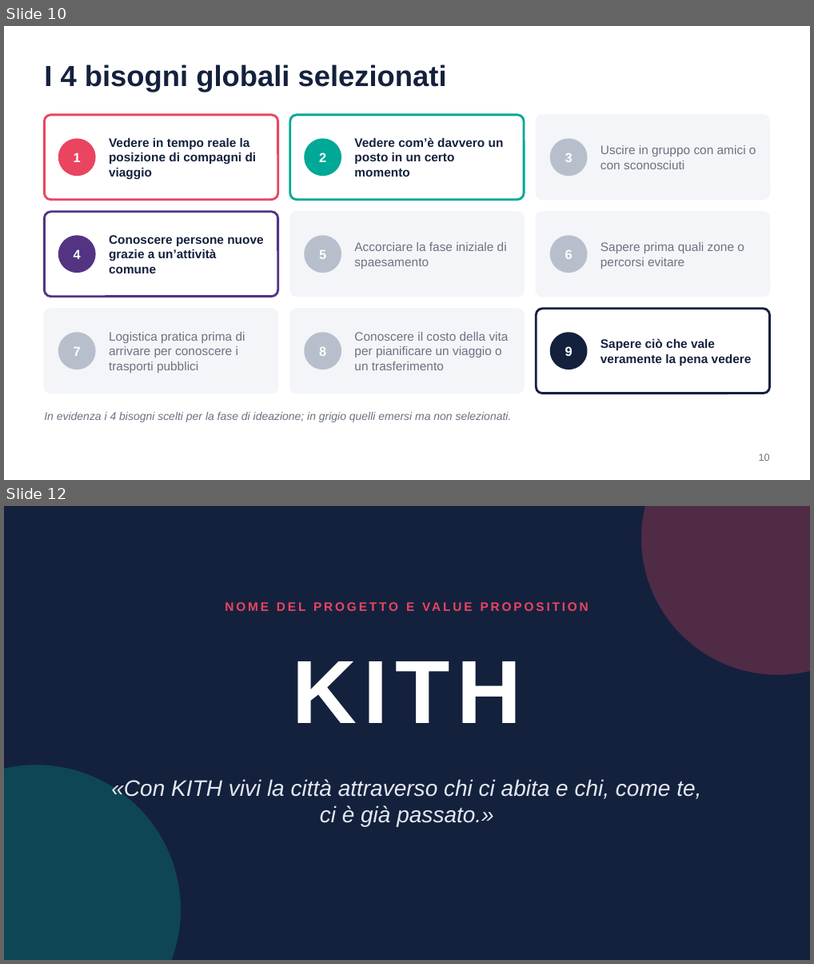
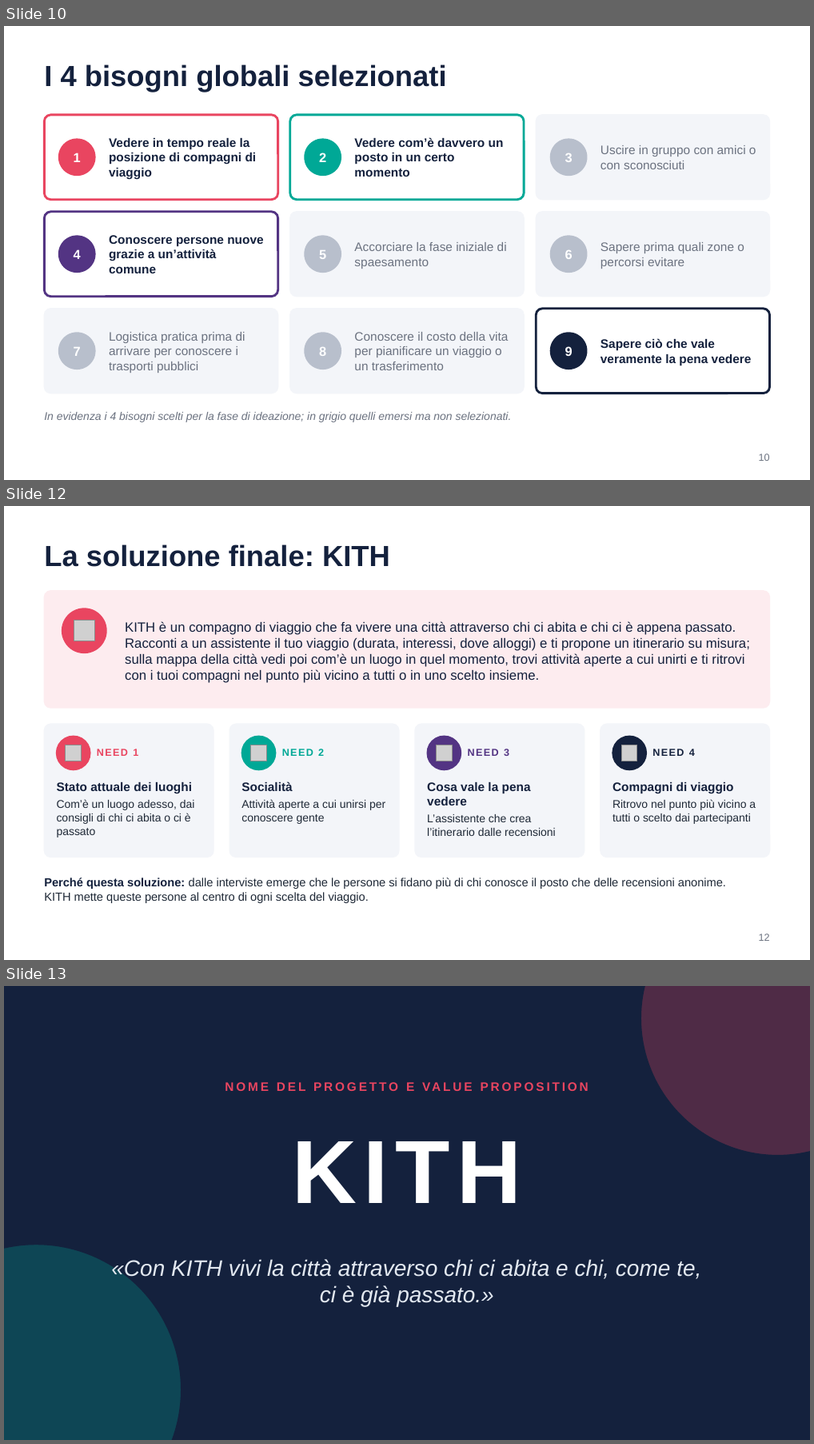
Before and after one commit to matidan01/HCI-project, a slide deck: A1/A1_Needfinding_Slides.pptx. Shown one above the other, each under a label of ours: slides 10 and 12 before the commit, slides 10, 12 and 13 after it; the slides between them are not shown. The pictures are 814x964 and 814x1444 pixels, drawn with LibreOffice and Linux fonts; fonts in the diff are those of the drawing; grey boxes stand for pictures. Boxes give left, top, right and bottom in pixels: in the first picture for what was removed or moved away, otherwise in the second. Text is boxed around its words. In the diff, an @@ line names an element or a change of style, - is before the commit and + after.

```diff
--- a/A1/A1_Needfinding_Slides.pptx
+++ b/A1/A1_Needfinding_Slides.pptx
@@ slide 12 added at (4,506,810,960), background #FFFFFF @@
@@ text added at (44,544,390,567), 26 pt, text #14213D, bold @@
+La soluzione finale: KITH
@@ rounded rectangle added at (44,591,770,708), fill #FDECEF, outline #FDECEF 1 pt @@
@@ ellipse added at (62,608,106,652), fill #E94560, outline #E94560 1 pt @@
@@ picture added at (74,620,94,640) @@
@@ text added at (125,621,750,683), 12 pt, text #14213D @@
+KITH è un compagno di viaggio che fa vivere una città attraverso chi ci abita e chi ci è appena passato. Racconti a un assistente il tuo viaggio (durata, interessi, dove alloggi) e ti propone un itinerario su misura; sulla mappa della città vedi poi com’è un luogo in quel momento, trovi attività aperte a cui unirti e ti ritrovi con i tuoi compagni nel punto più vicino a tutti o in uno scelto insieme.
@@ rounded rectangle added at (44,724,214,856), fill #F3F5F9, outline #F3F5F9 1 pt @@
@@ ellipse added at (57,736,90,770), fill #E94560, outline #E94560 1 pt @@
@@ picture added at (66,744,81,760) @@
@@ rounded rectangle added at (230,724,399,856), fill #F3F5F9, outline #F3F5F9 1 pt @@
@@ ellipse added at (242,736,276,770), fill #00A896, outline #00A896 1 pt @@
@@ picture added at (250,744,266,760) @@
@@ rounded rectangle added at (415,724,585,856), fill #F3F5F9, outline #F3F5F9 1 pt @@
@@ ellipse added at (427,736,462,770), fill #533483, outline #533483 1 pt @@
@@ picture added at (436,744,451,760) @@
@@ rounded rectangle added at (601,724,770,856), fill #F3F5F9, outline #F3F5F9 1 pt @@
@@ ellipse added at (613,736,646,770), fill #14213D, outline #14213D 1 pt @@
@@ picture added at (622,744,637,760) @@
@@ text added at (97,748,138,756), 9 pt, text #E94560, bold @@
+NEED 1
@@ text added at (282,748,324,756), 9 pt, text #00A896, bold @@
+NEED 2
@@ text added at (468,748,510,756), 9 pt, text #533483, bold @@
+NEED 3
@@ text added at (653,748,695,756), 9 pt, text #14213D, bold @@
+NEED 4
@@ text added at (57,782,195,837), 10 pt, text #1F2937 @@
+Stato attuale dei luoghi
+Com’è un luogo adesso, dai consigli di chi ci abita o ci è passato
@@ text added at (242,781,386,824), 10 pt, text #1F2937 @@
+Socialità
+Attività aperte a cui unirsi per conoscere gente
@@ text added at (427,782,556,836), 10 pt, text #1F2937 @@
+Cosa vale la pena vedere
+L’assistente che crea l’itinerario dalle recensioni
@@ text added at (613,782,756,824), 10 pt, text #1F2937 @@
+Compagni di viaggio
+Ritrovo nel punto più vicino a tutti o scelto dai partecipanti
@@ text added at (44,877,726,903), 10.5 pt, text #1F2937 @@
+Perché questa soluzione: dalle interviste emerge che le persone si fidano più di chi conosce il posto che delle recensioni anonime. KITH mette queste persone al centro di ogni scelta del viaggio.
@@ page number added at (759,933,770,940), 9 pt, text #6B7280 @@
+12
@@ what was slide 12 is now slide 13 @@
```
Also in this commit, not shown: 1 slide changed, 1 other file.
